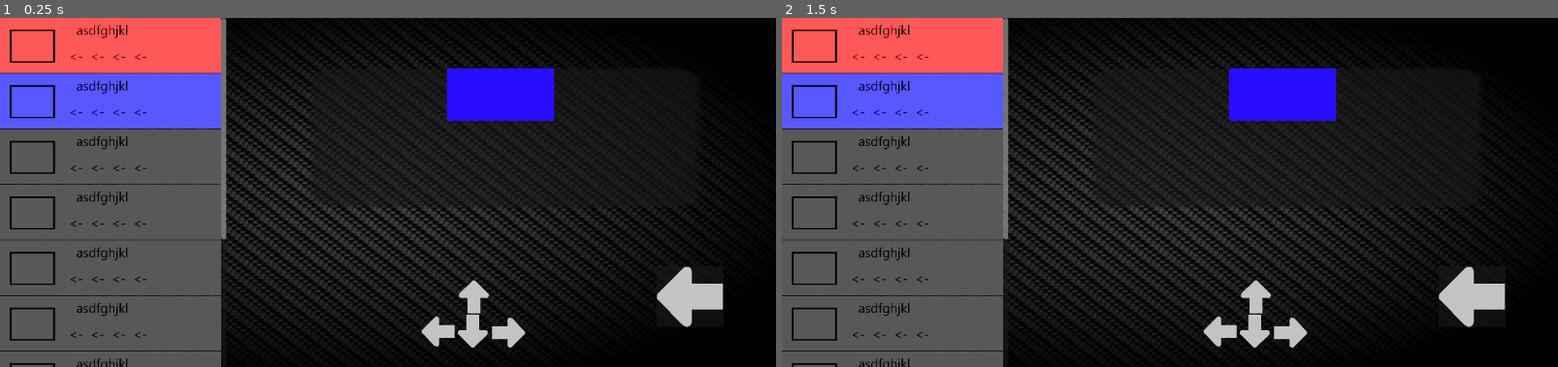
Above: before the commit, frames 1-2 (left to right).
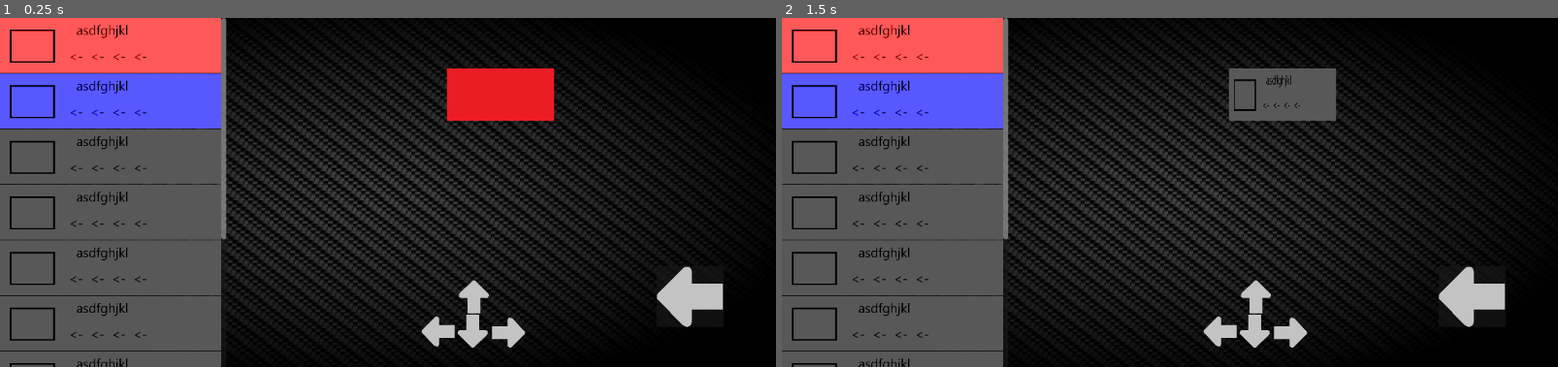
Above: after the commit, the same moments.

Repository: StephenScarlett/Stratagem-Project
Game: Godot game, scene res://MainCanvasScene.tscn
The game is run twice, just before and just after one commit, with the same random seed, the same clock (stepped at 60 frames per second) and the same inputs.
Inputs (mouse positions are in pixels of both pictures, inside the frame that each line leads up to):
- Up to frame 1 (0.25 s): no input
- Up to frame 2 (1.5 s): click (890, 45) at 0.5 s; click (890, 101) at 1.25 s

The runs differ from the first frame. In frame 1, 2.2% of the frame differs, in the area x 40-72%, y 14-54%; in frame 2, 2.2%.

Commit message:
SRTGEM Panel Functionality and Display

Diff:
--- a/Stratagem Project File/MainCanvasScene.tscn
+++ b/Stratagem Project File/MainCanvasScene.tscn
@@ -23,6 +23,7 @@
 metadata/_edit_use_anchors_ = true
 
 [node name="Control" parent="." instance=ExtResource("2_km0iv")]
+top_level = true
 metadata/_edit_use_anchors_ = true
 
 [node name="Button" type="Button" parent="."]
@@ -81,6 +82,7 @@
 texture_normal = ExtResource("3_gh80c")
 
 [node name="SelectedStratagemPanel" type="Panel" parent="."]
+self_modulate = Color(1, 1, 1, 0)
 offset_left = 482.0
 offset_top = 78.0
 offset_right = 522.0
@@ -89,12 +91,14 @@
 metadata/_edit_use_anchors_ = true
 
 [node name="STRATAGEMS" type="Control" parent="SelectedStratagemPanel"]
+self_modulate = Color(1, 1, 1, 0)
 anchors_preset = 0
 offset_right = 40.0
 offset_bottom = 40.0
 script = ExtResource("6_vg823")
 
 [node name="REINFORCE" type="Control" parent="SelectedStratagemPanel/STRATAGEMS"]
+clip_children = 1
 anchors_preset = 0
 offset_right = 40.0
 offset_bottom = 40.0
@@ -109,6 +113,7 @@
 expand_mode = 1
 
 [node name="RESUPPLY" type="Control" parent="SelectedStratagemPanel/STRATAGEMS"]
+visible = false
 anchors_preset = 0
 offset_right = 40.0
 offset_bottom = 40.0
@@ -116,9 +121,10 @@
 [node name="TextureRect" type="TextureRect" parent="SelectedStratagemPanel/STRATAGEMS/RESUPPLY"]
 modulate = Color(0.172, 0.476, 100, 1)
 layout_mode = 0
-offset_left = 13.9706
-offset_right = 53.9706
-offset_bottom = 40.0
+offset_left = 14.1043
+offset_top = 21.6418
+offset_right = 54.1043
+offset_bottom = 61.6418
 scale = Vector2(0.27731, 0.378731)
 texture = ExtResource("5_kksoe")
 expand_mode = 1
--- a/Stratagem Project File/Scripts/Stratagem Panel.gd
+++ b/Stratagem Project File/Scripts/Stratagem Panel.gd
@@ -1,33 +1,49 @@
-extends Control
+extends StratagemParent
 
 class_name Stratagem
 
 var stratagem_parent = StratagemParent.new()
+var rein = "res://Assets/TestSelectedStratagem.png"
+var resu = "res://Assets/Test Stratagem .png"
 
 func _ready():
 	pass
 
-func _process(_delta):
-	stratagem_parent.make_children_invisible()
+#func _process(_delta):
+	#stratagem_parent.make_children_invisible()
 
 func stratagem_reinforce():
-	stratagem_parent.make_children_invisible()
-	$"../SelectedStratagemPanel/STRATAGEMS/REINFORCE".visible = true
+
+	#stratagem_parent.set_visible(false)
+	#stratagem_parent.make_children_invisible()
+	#stratagem_reinforce().visible = true;
+
+	$"../SelectedStratagemPanel/STRATAGEMS/REINFORCE/TextureRect".texture = load(rein)
+
+	#$"../SelectedStratagemPanel/STRATAGEMS/REINFORCE".visible = true
+	#$"../SelectedStratagemPanel/STRATAGEMS/RESUPPLY".visible = false
+
+	#print("make chilren invis")
+	#$"../SelectedStratagemPanel/STRATAGEMS".propagate_call("set_visible",[false])
+
 
 func stratagem_resupply():
-
-	stratagem_parent.make_children_invisible()
-	$"../SelectedStratagemPanel/STRATAGEMS/RESUPPLY".visible = true
-
+	$"../SelectedStratagemPanel/STRATAGEMS/REINFORCE/TextureRect".texture = load(resu)
+	#stratagem_parent.hide();
+	#$"../SelectedStratagemPanel/STRATAGEMS".visible = false
+	#$"../SelectedStratagemPanel/STRATAGEMS/RESUPPLY".visible = true
+	#$"../SelectedStratagemPanel/STRATAGEMS/REINFORCE".visible = false
 
 func _on_button_pressed():
 	var arrayObject = ButtonMap.new()
 	arrayObject.inputArray.clear()
 	arrayObject.resultArray = [1,1,1,2]
 	stratagem_reinforce()
+	print("button pressed")
 
 func _on_button_2_pressed():
 	var arrayObject = ButtonMap.new()
 	arrayObject.inputArray.clear()
 	arrayObject.resultArray = [2,2,2,1]
 	stratagem_resupply()
+	print("button pressed 2")
--- a/Stratagem Project File/StratagemScript.gd
+++ b/Stratagem Project File/StratagemScript.gd
@@ -13,6 +13,7 @@
 
 func make_children_invisible():
 	var children = get_children()
+	print("make chilren invis")
 	for child in children:
 		if child is Control:
 			child.visible = false
